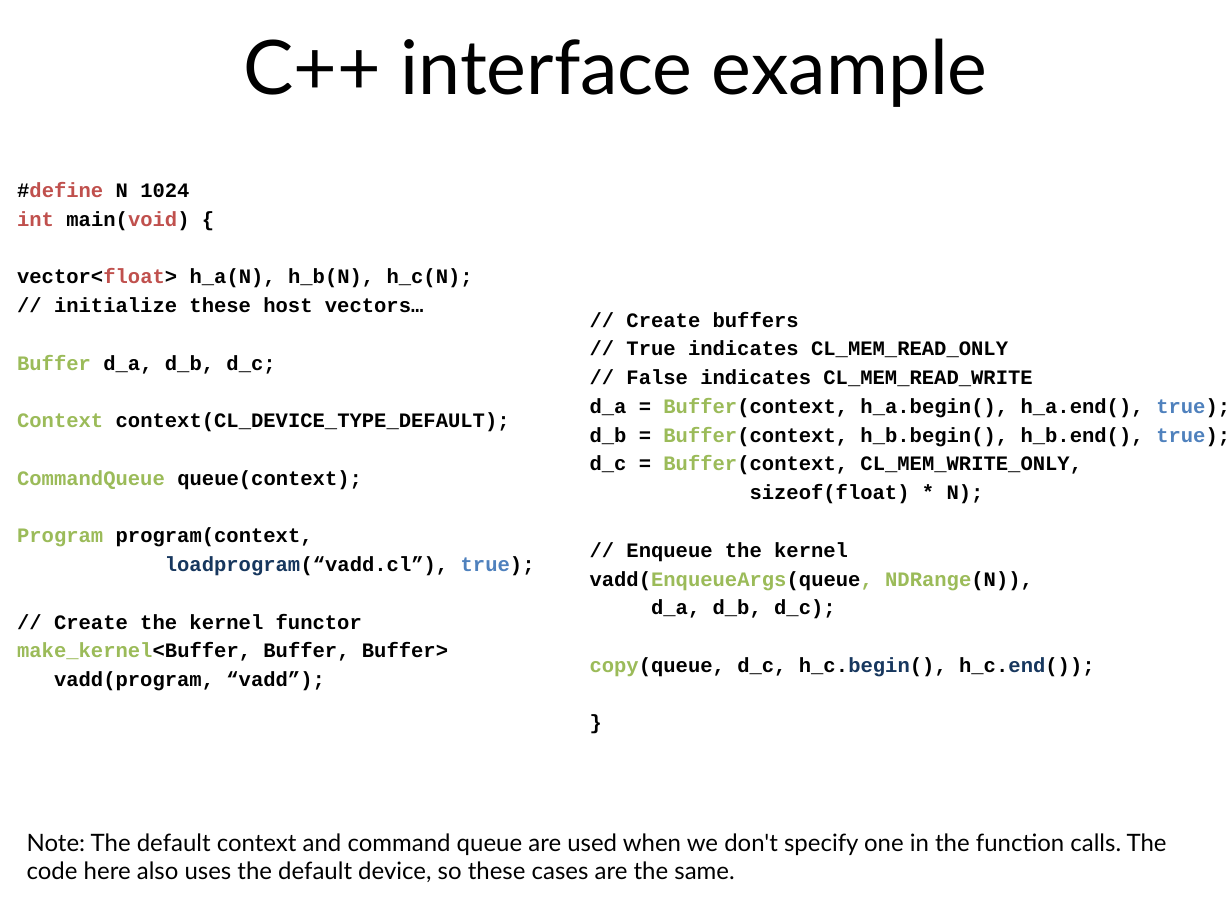
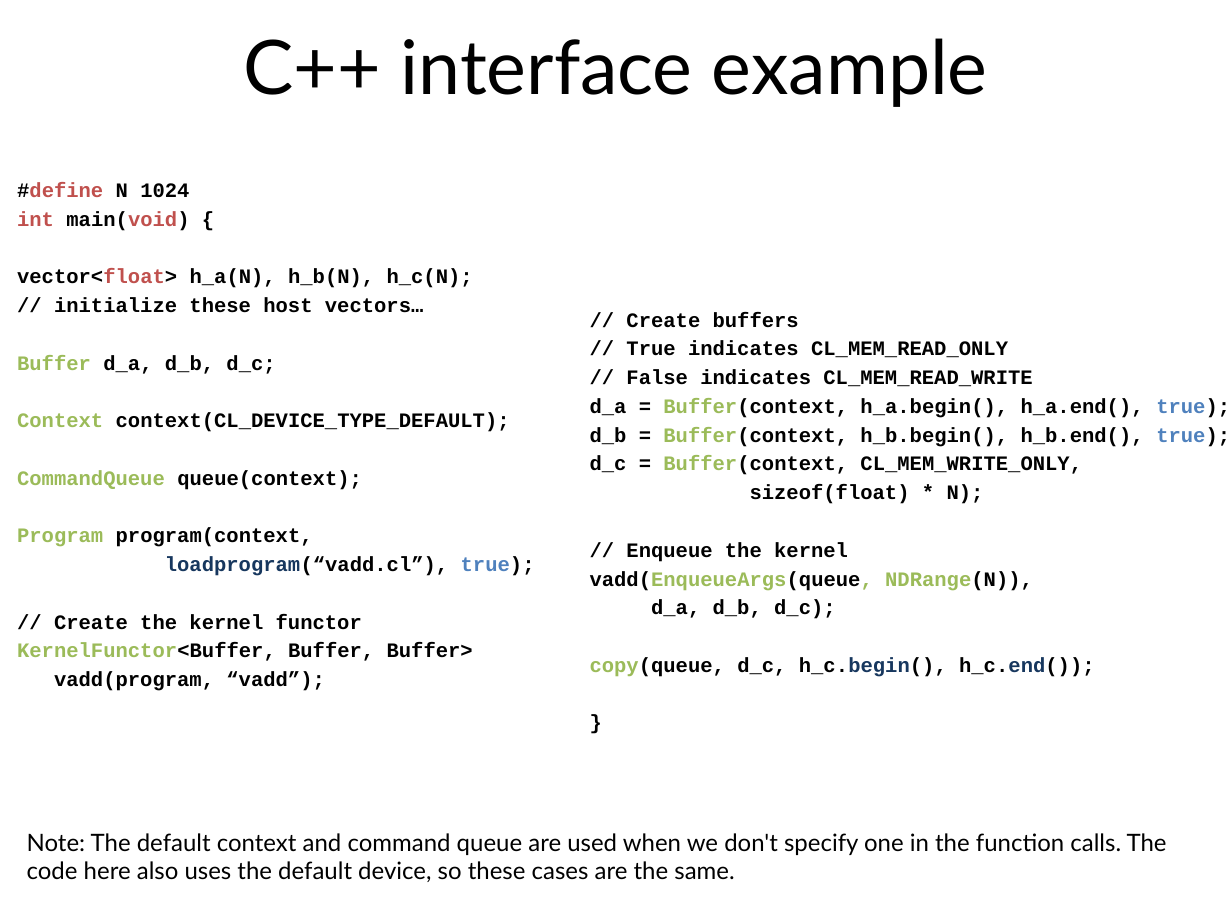
Before and after one commit to UoB-HPC/opencl-training-code, a slide deck: slide 21 of slides/advanced_intro.pptx. Drawn at 1232x924 pixels with LibreOffice and Linux fonts; fonts in the diff are those of the drawing. Boxes give left, top, right and bottom in pixels: in the first picture for what was removed or moved away, otherwise in the second. Text is boxed around its words. In the diff, an @@ line names an element or a change of style, - is before the commit and + after.

Commit message:
Replace make_kernel with KernelFunctor in intro slides

```diff
--- a/slides/advanced_intro.pptx
+++ b/slides/advanced_intro.pptx
@@ text at [17, 643, 473, 661]: text changed @@
-make_kernel<Buffer, Buffer, Buffer>
+KernelFunctor<Buffer, Buffer, Buffer>
```
Also in this commit, not shown: 1 other slide changed.
